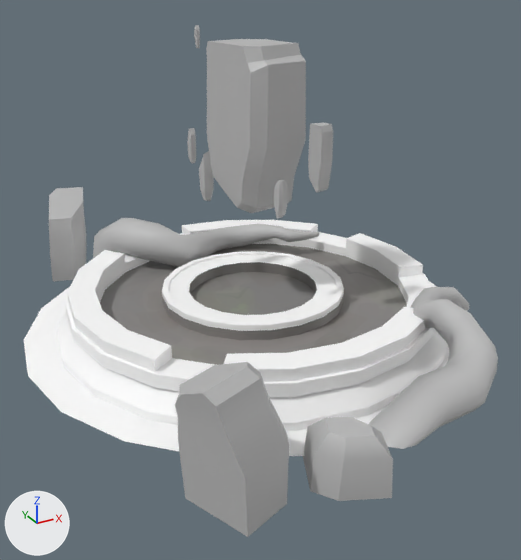
The FBX model Assets/Models/SM_ManaPool_01.fbx, before and after one commit.
One viewpoint serves both versions: a 50 mm lens placed at (-2.42, -4.53, 2.6), pointed at (-0.08, -0.27, 0.48). Every picture has the same lights, and +X, +Y and +Z are marked at lower left. Where no turn or scale is listed for an object, it has been applied to the vertices.

The first picture shows 'G_ManaPool_FloatingRocks_01', 'G_ManaPool_FloatingRocks_02', 'G_ManaPool_FloatingRocks_03', 'G_ManaPool_FloatingRocks_04', 'G_ManaPool_FloatingRocks_05', 'G_ManaPool_FloatingRocks_06', 'G_ManaPool_Rocks_01', 'G_ManaPool_Rocks_02', 'G_ManaPool_Rocks_03', 'SM_ManaPool_01', 'SM_ManaPool_Roor_02', 'SM_ManaPool_Root_01'.
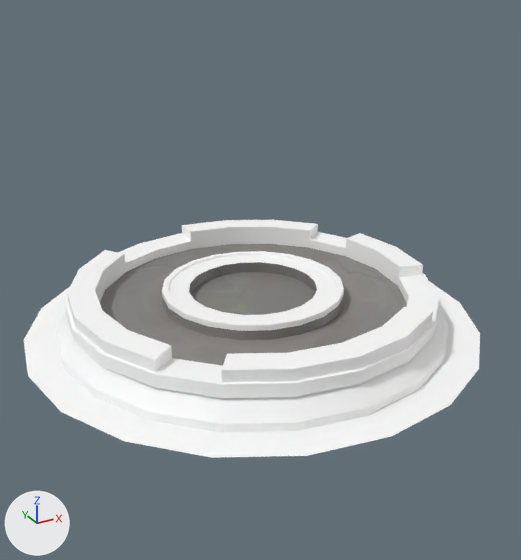
Where the newer file only moved an object's origin or applied its transform, the numbers keep the older frame.

The change, as a diff of the scene's bpy script:
```diff
--- a/Assets/Models/SM_ManaPool_01.fbx.py
+++ b/Assets/Models/SM_ManaPool_01.fbx.py
@@ ob_g_manapool_floatingrocks_05 @@
-ob_g_manapool_floatingrocks_05 = bpy.data.objects.new('G_ManaPool_FloatingRocks_05', me_mesh_009)
-ob_g_manapool_floatingrocks_05.location = (-0.198, 0.623, 1.312)
@@ ob_g_manapool_rocks_03 @@
-ob_g_manapool_rocks_03 = bpy.data.objects.new('G_ManaPool_Rocks_03', me_mesh_005)
-ob_g_manapool_rocks_03.location = (-0.96, 1.812, 0.176)
@@ ob_g_manapool_rocks_02 @@
-ob_g_manapool_rocks_02 = bpy.data.objects.new('G_ManaPool_Rocks_02', me_mesh_006)
-ob_g_manapool_rocks_02.location = (-0.423, -1.888, -0.016)
@@ ob_g_manapool_rocks_01 @@
-ob_g_manapool_rocks_01 = bpy.data.objects.new('G_ManaPool_Rocks_01', me_mesh_007)
-ob_g_manapool_rocks_01.location = (-1.039, -1.667, 0.284)
@@ ob_sm_manapool_root_01 @@
-ob_sm_manapool_root_01 = bpy.data.objects.new('SM_ManaPool_Root_01', me_mesh_001)
-ob_sm_manapool_root_01.location = (0.375, -1.738, 0.157)
@@ ob_g_manapool_floatingrocks_06 @@
-ob_g_manapool_floatingrocks_06 = bpy.data.objects.new('G_ManaPool_FloatingRocks_06', me_mesh_008)
-ob_g_manapool_floatingrocks_06.location = (-0.15, 0.464, 1.127)
@@ ob_sm_manapool_roor_02 @@
-ob_sm_manapool_roor_02 = bpy.data.objects.new('SM_ManaPool_Roor_02', me_mesh)
-ob_sm_manapool_roor_02.location = (-0.508, 1.141, 0.415)
@@ ob_g_manapool_floatingrocks_01 @@
-ob_g_manapool_floatingrocks_01 = bpy.data.objects.new('G_ManaPool_FloatingRocks_01', me_mesh_013)
-ob_g_manapool_floatingrocks_01.location = (0.027, 0.008, 1.515)
@@ ob_g_manapool_floatingrocks_04 @@
-ob_g_manapool_floatingrocks_04 = bpy.data.objects.new('G_ManaPool_FloatingRocks_04', me_mesh_010)
-ob_g_manapool_floatingrocks_04.location = (-0.198, 0.455, 2.121)
@@ ob_g_manapool_floatingrocks_02 @@
-ob_g_manapool_floatingrocks_02 = bpy.data.objects.new('G_ManaPool_FloatingRocks_02', me_mesh_012)
-ob_g_manapool_floatingrocks_02.location = (0.027, -0.365, 1.096)
@@ ob_g_manapool_floatingrocks_03 @@
-ob_g_manapool_floatingrocks_03 = bpy.data.objects.new('G_ManaPool_FloatingRocks_03', me_mesh_011)
-ob_g_manapool_floatingrocks_03.location = (0.239, -0.524, 1.4)
```

Location of each change, [x1, y1, x2, y2] in pixels of the pictures (521 x 560 px):
'G_ManaPool_Rocks_01', deleted: before [175, 362, 289, 537]
'G_ManaPool_FloatingRocks_01', deleted: before [206, 39, 306, 213]
'SM_ManaPool_Root_01', deleted: before [369, 287, 498, 449]
'G_ManaPool_Rocks_02', deleted: before [303, 417, 393, 501]
'SM_ManaPool_Roor_02', deleted: before [93, 218, 319, 267]
'G_ManaPool_Rocks_03', deleted: before [49, 187, 86, 281]
'G_ManaPool_FloatingRocks_03', deleted: before [308, 122, 333, 192]
'G_ManaPool_FloatingRocks_06', deleted: before [199, 151, 214, 201]
'G_ManaPool_FloatingRocks_02', deleted: before [274, 180, 288, 219]
'G_ManaPool_FloatingRocks_05', deleted: before [187, 128, 196, 163]
'G_ManaPool_FloatingRocks_04', deleted: before [194, 25, 200, 48]
